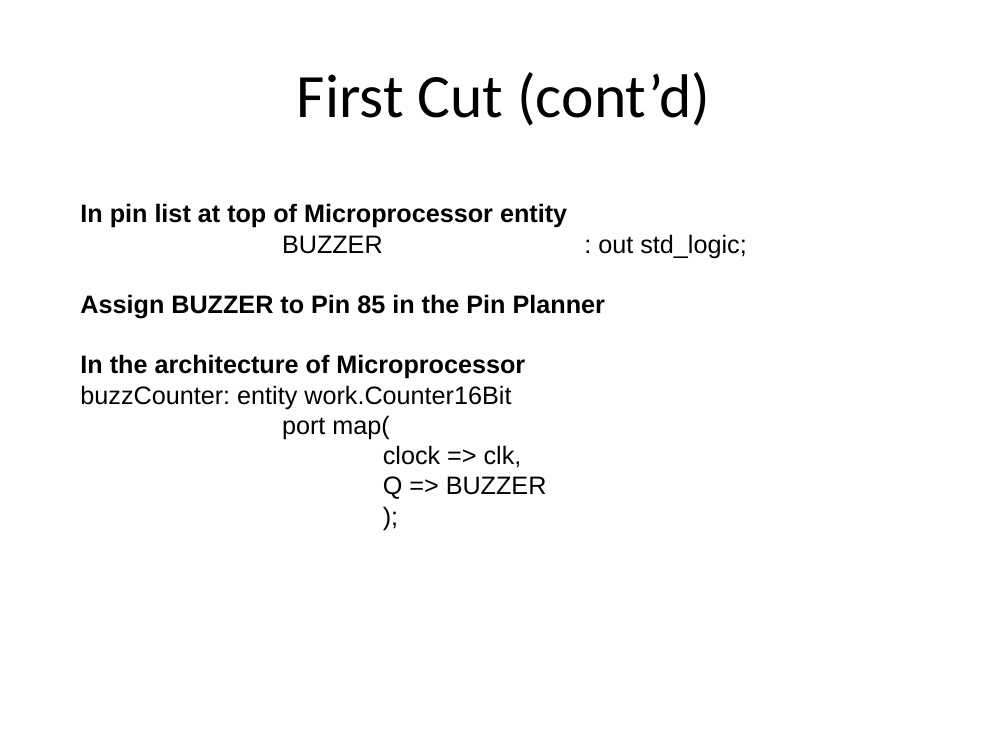
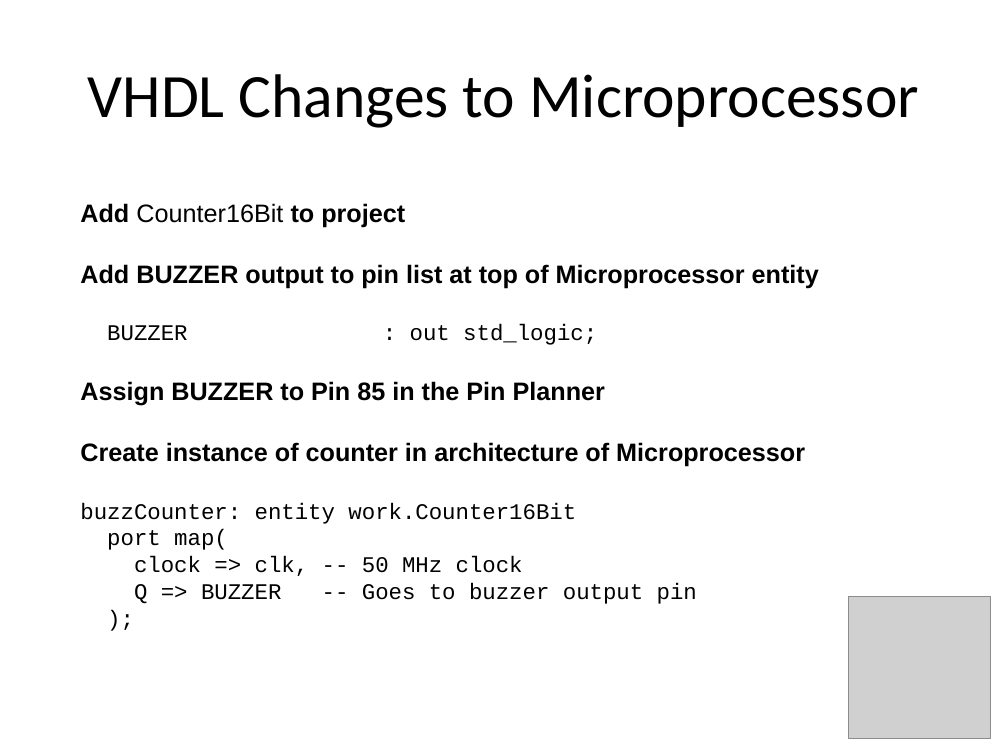
Before and after one commit to douggilliland/MultiComp, a slide deck: slide 10 of MultiComp (VHDL Template)/Components/SoundGen/Documentation/Sound Generator.pptx (slide 6 before the commit). Drawn at 1008x756 pixels with LibreOffice and Linux fonts; fonts in the diff are those of the drawing; grey boxes stand for pictures. Boxes give left, top, right and bottom in pixels: in the first picture for what was removed or moved away, otherwise in the second. Text is boxed around its words. In the diff, an @@ line names an element or a change of style, - is before the commit and + after.

```diff
--- a/MultiComp (VHDL Template)/Components/SoundGen/Documentation/Sound Generator.pptx
+++ b/MultiComp (VHDL Template)/Components/SoundGen/Documentation/Sound Generator.pptx
@@ text at [88,74,919,128]: text changed @@
-First Cut (cont’d)
+VHDL Changes to Microprocessor
@@ text at [80,203,819,289]: text changed @@
-In pin list at top of Microprocessor entity
+Add Counter16Bit to project
+Add BUZZER output to pin list at top of Microprocessor entity
@@ text at [80,324,597,550]: size 18 to 16 pt, font Arial to Courier New in "BUZZER : out std_logic;", "buzzCounter: entity work.Counter16Bit", "port map(", ");" @@
@@ text at [80,442,805,467]: text changed @@
-In the architecture of Microprocessor
+Create instance of counter in architecture of Microprocessor
@@ text at [134,556,697,604]: text changed; size 18 to 16 pt; font Arial to Courier New @@
-clock => clk,
-Q => BUZZER
+clock => clk, -- 50 MHz clock
+Q => BUZZER -- Goes to buzzer output pin
@@ picture added at [849,597,991,739] @@
```
Also in this commit, not shown: 30 other slides changed, 27 slides added, 1 slide removed, 5 other files.
